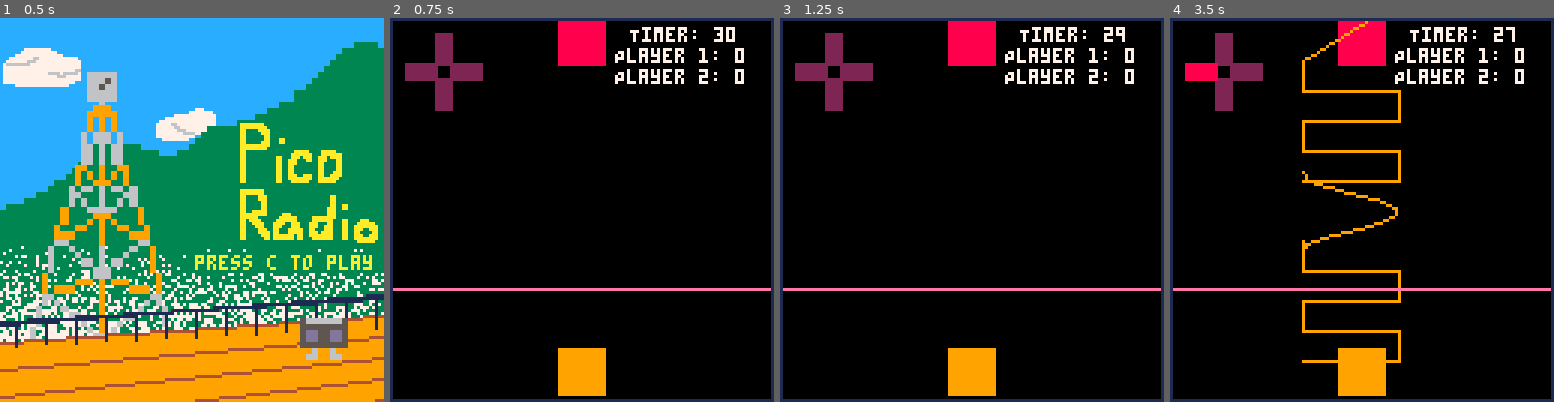
Above: before the commit, frames 1-4 (left to right).
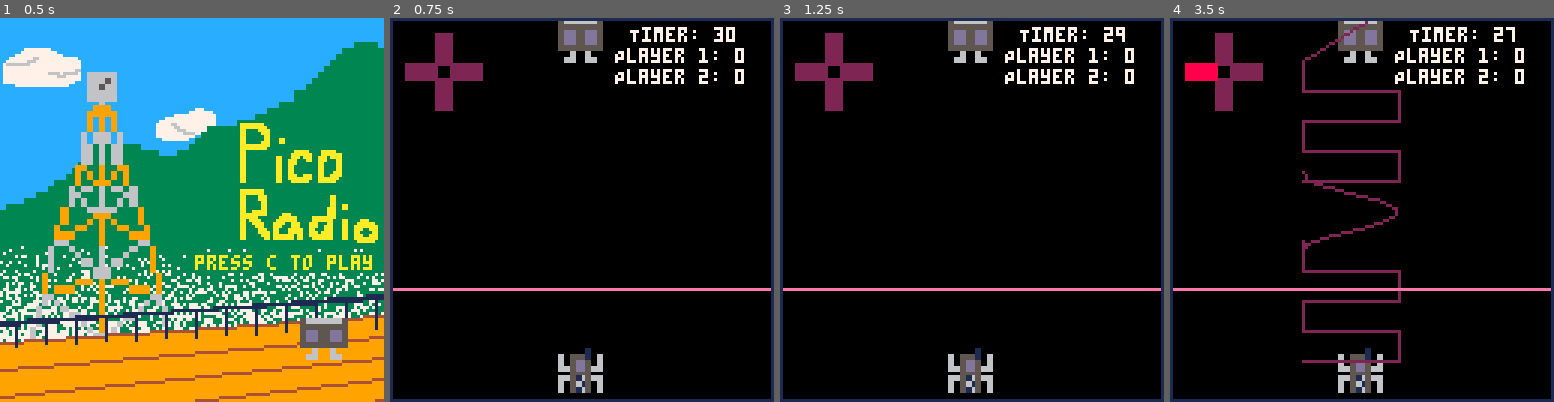
Above: after the commit, the same moments.

Repository: egitelma/pico_radio
Game: PICO-8 cartridge radio.p8
Same seed, same stepped clock (60 frames per second), same inputs: the game is played once before the commit and once after it.
Inputs:
- Up to frame 1 (0.5 s): no input
- Up to frame 2 (0.75 s): tap O (Z key) at 0.7 s
- Up to frame 3 (1.25 s): no input
- Up to frame 4 (3.5 s): hold Right 1.6-2.1 s; tap O (Z key) every 0.4 s from 1.7 to 3.3 s; hold Up 2.15-2.42 s; hold Right 2.47-3.03 s; hold Left from 3.08 s (still down)

Frame 1 is identical in both runs. In frame 2, 3.0% of the frame differs, in the area x 43-57%, y 0-99%; in frame 3, 3.0%; in frame 4, 5.4%, in the area x 34-61%, y 0-99%.

Commit message:
Player sprites added!

Diff:
--- a/radio.p8
+++ b/radio.p8
@@ -333,8 +333,10 @@
 end
 
 function drawPlayer()
-    rectfill(playerOne.x, playerOne.y, playerOne.x + playerOne.size, playerOne.y + playerOne.size, 8)
-    rectfill(playerTwo.x, playerTwo.y, playerTwo.x + playerTwo.size, playerTwo.y + playerTwo.size, 9)
+    sspr(24,0,8,7, playerOne.x, playerOne.y,playerOne.size,playerOne.size)
+    --rectfill(playerOne.x, playerOne.y, playerOne.x + playerOne.size, playerOne.y + playerOne.size, 8)
+    sspr(24,16,8,8, playerTwo.x, playerTwo.y,playerTwo.size,playerTwo.size)
+    --rectfill(playerTwo.x, playerTwo.y, playerTwo.x + playerTwo.size, playerTwo.y + playerTwo.size, 9)
 end
 
 function drawBorders()
@@ -717,17 +719,17 @@
 00000000660606600000000066566000000000000000000000000000000000000000000000000000000333333333333300000000000000000000000000000000
 00000000660606600000000066666000000000000000000000000000000000000000000000000000003333333333333300000000007777777770000000000000
 00000000660606600000000066666000000000000000000000000000000000000000000000000000333333333333333300000000077777777777700000000000
-00000009900900990000000077600000000000000000000000000000000000000000000000000000333333333333333300000007777777777777777000000000
-00000009090909090000000077650000000000000000000000000000000000000000000000000033333333333333333300000777777776677777777777770000
-00000009009990090000000077500000000000000000000000000000000000000000000000003333333333333333333300007777777666777777777777777000
-00000060660606606000000077600000000000000000000000000000000000000000000000333333333333333333333300076666666677777777777777777700
-00000066000600066000000077600000000000000000000000000000000000000000000333333333333333333333333300077777777777777777777777777700
-00000060600600606000000000000000000000000000000000000000000000000033333333333333333333333333333300077777777777777777777777766700
-00000900066666000900000077000000000000000000000000000000000000000333333333333333333333333333333300077777777777777766667666667700
-00000900009990000900000077050000000000000000000000000000000000003333333333333333333333333333333300077777777777777777766677777700
-00000900090909000900000077500000000000000000000333333330000000033333333333333333333333333333333300077777777777777777777777777000
-00009009900900990090000077000000000000000000000333333333330003333333333333333333333333333333333300077777777777777777777777700000
-00009990000900009990000077000000000000000000003333333333333333333333333333333333333333333333333300000007777777777777777770000000
+00000009900900990000000000000000000000000000000000000000000000000000000000000000333333333333333300000007777777777777777000000000
+00000009090909090000000000000000000000000000000000000000000000000000000000000033333333333333333300000777777776677777777777770000
+00000009009990090000000000000000000000000000000000000000000000000000000000003333333333333333333300007777777666777777777777777000
+00000060660606606000000000000100000000000000000000000000000000000000000000333333333333333333333300076666666677777777777777777700
+00000066000600066000000060555106000000000000000000000000000000000000000333333333333333333333333300077777777777777777777777777700
+000000606006006060000000605dd506000000000000000000000000000000000033333333333333333333333333333300077777777777777777777777766700
+000009000666660009000000665dd566000000000000000000000000000000000333333333333333333333333333333300077777777777777766667666667700
+00000900009990000900000000555500000000000000000000000000000000003333333333333333333333333333333300077777777777777777766677777700
+00000900090909000900000066516566000000000000000333333330000000033333333333333333333333333333333300077777777777777777777777777000
+00009009900900990090000060561506000000000000000333333333330003333333333333333333333333333333333300077777777777777777777777700000
+00009990000900009990000060516506000000000000003333333333333333333333333333333333333333333333333300000007777777777777777770000000
 00006600000900000660000000000000000000000000033333333333333333333333333333333333333333333333333300000000007777777777000000000000
 00060060000600006009000000000000000000000000333333333333333333333333333333333333333333333333333300000000000000000000000000000000
 00060006000600060009000000000000000000000003333333333333333333333333333333333333333333333333333300000000000000000000000000000000
